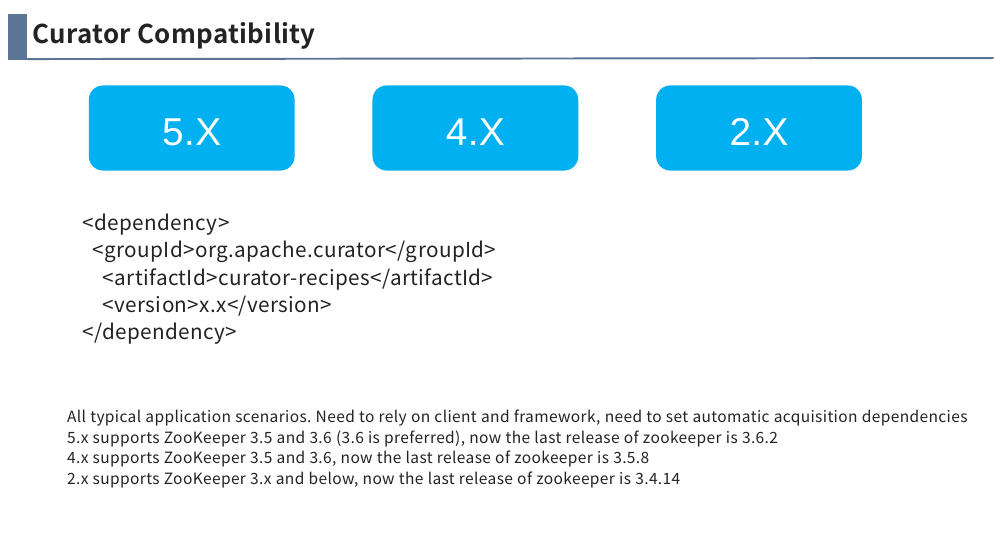
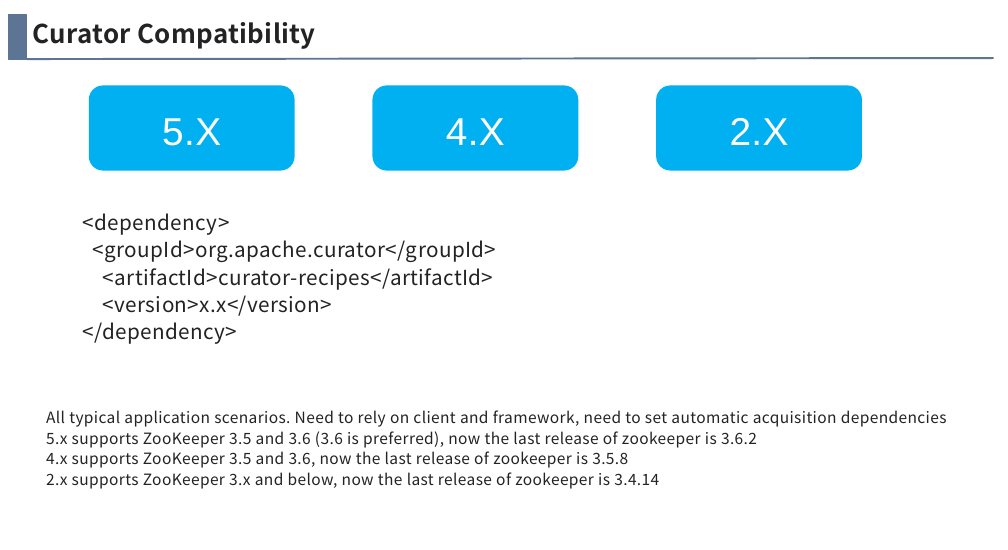
Before and after one commit to anigkus/anigkus.github.io, a slide deck: slide 8 of docs/assets/images/curator-internal-implementation-mechanism/Curator internal implementation mechanism-Anigkus.pptx. Drawn at 1008x550 pixels with LibreOffice and Linux fonts; fonts in the diff are those of the drawing. Boxes give left, top, right and bottom in pixels: in the first picture for what was removed or moved away, otherwise in the second. Text is boxed around its words. In the diff, an @@ line names an element or a change of style, - is before the commit and + after.

```diff
--- a/docs/assets/images/curator-internal-implementation-mechanism/Curator internal implementation mechanism-Anigkus.pptx
+++ b/docs/assets/images/curator-internal-implementation-mechanism/Curator internal implementation mechanism-Anigkus.pptx
@@ text "All typical application scenarios. Need ...": place and size @@
-text "All typical application scenarios. Need ..." at bbox=[67, 409, 968, 488]
+text "All typical application scenarios. Need ..." at bbox=[46, 410, 947, 489]
```
Also in this commit, not shown: 3 other slides changed, 2 other files.
